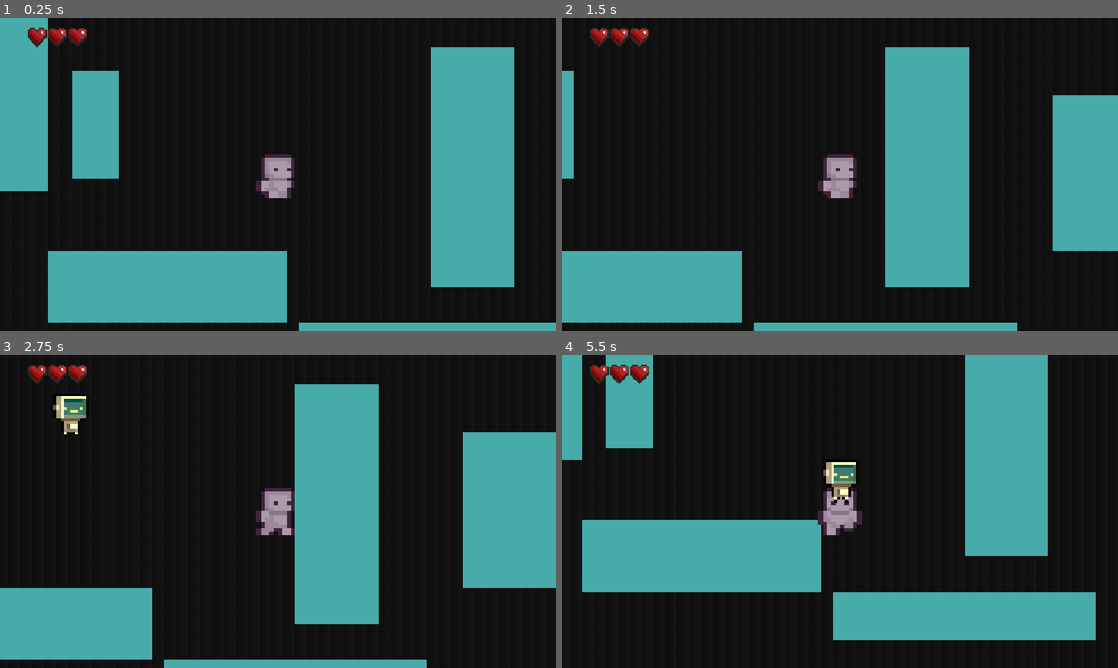
Above: before the commit, frames 1-4 (two rows, left to right).
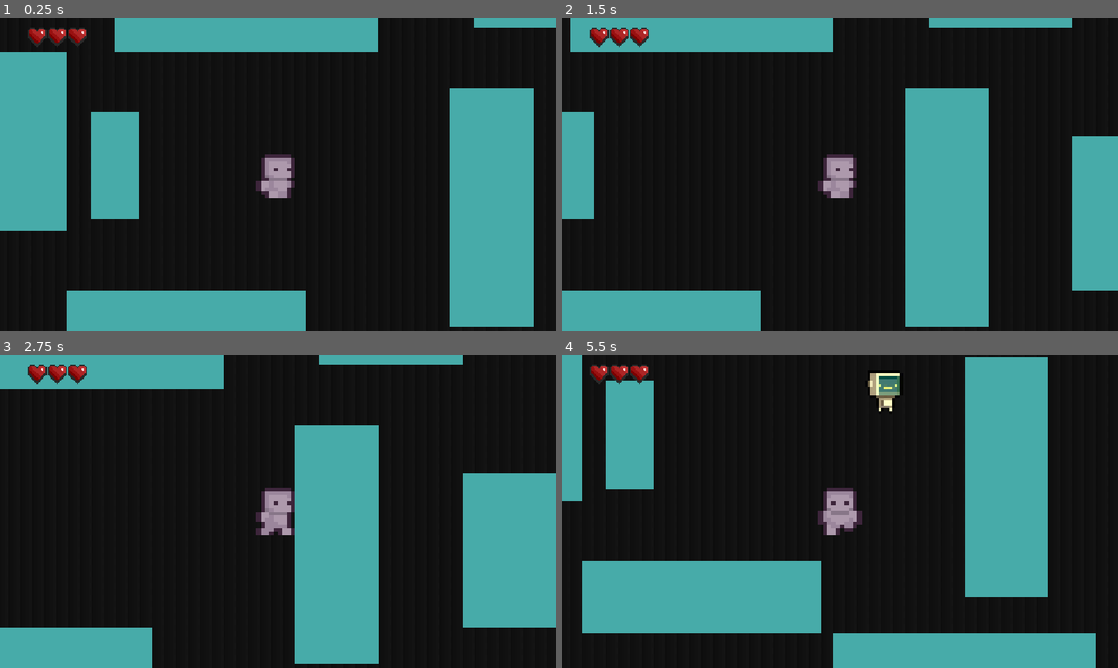
Above: after the commit, the same moments.

Repository: TheOllieMan/OCM-Shellhacks
Game: Godot game, scene res://Scenes/Testttt.tscn
Two runs of this game, one before a commit and one after it. Both use one fixed random seed, a clock stepped at 60 frames per second and the inputs below. This scene is started directly instead of the project's main scene.
Inputs (mouse positions are in pixels of both pictures, inside the frame that each line leads up to):
- Up to frame 1 (0.25 s): no input
- Up to frame 2 (1.5 s): tap Enter at 0.5 s; move the mouse to (962, 158) at 0.52 s; hold D (Right) 0.53-1.25 s; tap E (interact) at 0.6 s; click (962, 158) at 0.67 s; drag from (728, 190) to (812, 237) at 1.27 s
- Up to frame 3 (2.75 s): move the mouse to (333, 442) at 2.02 s; hold D (Right) from 2.03 s (still down); tap E (interact) at 2.1 s
- Up to frame 4 (5.5 s): release D (Right) at 2.75 s; drag from (812, 574) to (673, 464) at 2.77 s; move the mouse to (1006, 558) at 3.52 s; hold A (Left) 3.53-4.25 s; tap E (interact) at 3.6, 5.1 s; drag from (673, 464) to (840, 514) at 4.27 s; move the mouse to (867, 511) at 5.02 s; hold S (Down) from 5.03 s (still down); click (867, 511) at 5.17 s

The runs differ from the first frame. In frame 1, 29% of the frame differs, in the area x 0-100%, y 0-100%; in frame 2, 26%; in frame 3, 19%; in frame 4, 26%.

Commit message:
Basic Combat

Diff:
--- a/ocshm/Scenes/AIScene.tscn
+++ b/ocshm/Scenes/AIScene.tscn
@@ -3,8 +3,7 @@
 [ext_resource type="PackedScene" uid="uid://c16hp6g0kycie" path="res://Scenes/cal.tscn" id="1_t1d7a"]
 [ext_resource type="Texture2D" uid="uid://ca6rer5ta13ug" path="res://Assets/Other/Water Background color-export.png" id="2_i2m38"]
 [ext_resource type="Texture2D" uid="uid://c5b3e8ya7py5v" path="res://Assets/Menus/a-black-background-with-smoke-coming-out-of-it-free-photo.webp" id="3_6rndf"]
-[ext_resource type="Texture2D" uid="uid://btg41xbhvqbq8" path="res://Assets/Characters/Sprite-0001.png" id="4_uy427"]
-[ext_resource type="Script" uid="uid://l457r142po8o" path="res://Scripts/Characters/CharacterScript.gd" id="4_wlos1"]
+[ext_resource type="PackedScene" uid="uid://b456aj7y3a45g" path="res://Scenes/enemy.tscn" id="4_5nabn"]
 
 [sub_resource type="TileSetAtlasSource" id="TileSetAtlasSource_uy427"]
 texture = ExtResource("2_i2m38")
@@ -861,33 +860,12 @@
 [sub_resource type="RectangleShape2D" id="RectangleShape2D_5nabn"]
 size = Vector2(295.7039, 91)
 
-[sub_resource type="CircleShape2D" id="CircleShape2D_hpaef"]
-radius = 3.3103447
-
-[sub_resource type="AtlasTexture" id="AtlasTexture_5nabn"]
-atlas = ExtResource("4_uy427")
-region = Rect2(0, 0, 16, 16)
-
-[sub_resource type="SpriteFrames" id="SpriteFrames_uuc0u"]
-animations = [{
-"frames": [{
-"duration": 1.0,
-"texture": SubResource("AtlasTexture_5nabn")
-}],
-"loop": 1,
-"name": &"default",
-"speed": 5.0
-}]
-
 [node name="World" type="Node2D" unique_id=1275164589]
 
 [node name="TileMap" type="TileMap" parent="." unique_id=152116914]
 tile_set = SubResource("TileSet_8i30l")
 format = 2
 layer_0/tile_data = PackedInt32Array(-458752, 1048578, 536870916, -393216, 1048578, 536870916, -327680, 1048578, 536870 …(216878 unchanged characters)…
-
-[node name="Cal2" parent="." unique_id=1774389727 instance=ExtResource("1_t1d7a")]
-position = Vector2(419.99997, -197.99998)
 
 [node name="NavigationRegion2D" type="NavigationRegion2D" parent="." unique_id=1375899484]
 visible = false
@@ -916,21 +894,9 @@
 scale = Vector2(1.0217999, 1.185)
 shape = SubResource("RectangleShape2D_5nabn")
 
-[node name="Enemy" type="CharacterBody2D" parent="." unique_id=639355969 node_paths=PackedStringArray("player")]
-position = Vector2(-9, -595)
-scale = Vector2(3.625, 3.625)
-script = ExtResource("4_wlos1")
-player = NodePath("../Cal2")
-
-[node name="CollisionShape2D" type="CollisionShape2D" parent="Enemy" unique_id=2036141862]
-visible = false
-shape = SubResource("CircleShape2D_hpaef")
-
-[node name="AnimatedSprite2D" type="AnimatedSprite2D" parent="Enemy" unique_id=1990343337]
-sprite_frames = SubResource("SpriteFrames_uuc0u")
-
-[node name="NavigationAgent2D" type="NavigationAgent2D" parent="Enemy" unique_id=1285148274]
-target_desired_distance = 20.0
-
-[node name="Timer" type="Timer" parent="Enemy" unique_id=2040647193]
-autostart = true
+[node name="Enemy" parent="." unique_id=652224671 node_paths=PackedStringArray("player") instance=ExtResource("4_5nabn")]
+position = Vector2(221, -925)
+player = NodePath("../Cal")
+
+[node name="Cal" parent="." unique_id=1774389727 instance=ExtResource("1_t1d7a")]
+position = Vector2(394, -252)
--- a/ocshm/Scenes/cal.tscn
+++ b/ocshm/Scenes/cal.tscn
@@ -171,8 +171,10 @@
 max_health = 6
 
 [node name="HurtboxComponent" type="Area2D" parent="." unique_id=224328948 node_paths=PackedStringArray("health_component")]
+collision_layer = 2
 script = ExtResource("3_1usvj")
 health_component = NodePath("../HealthComponent")
+use_invulnerability = true
 
 [node name="CollisionShape2D" type="CollisionShape2D" parent="HurtboxComponent" unique_id=1473399492]
 position = Vector2(-0.03972948, 0.4370282)
--- /dev/null
+++ b/ocshm/Scenes/enemy.tscn
@@ -0,0 +1,50 @@
+[gd_scene format=3 uid="uid://b456aj7y3a45g"]
+
+[ext_resource type="Script" uid="uid://l457r142po8o" path="res://Scripts/Characters/CharacterScript.gd" id="1_1f0kj"]
+[ext_resource type="Texture2D" uid="uid://btg41xbhvqbq8" path="res://Assets/Characters/Sprite-0001.png" id="2_afpow"]
+[ext_resource type="Script" uid="uid://b4xmnwbqxa7xf" path="res://Scripts/Characters/Contact_Damage.gd" id="3_afpow"]
+
+[sub_resource type="AtlasTexture" id="AtlasTexture_5nabn"]
+atlas = ExtResource("2_afpow")
+region = Rect2(0, 0, 16, 16)
+
+[sub_resource type="SpriteFrames" id="SpriteFrames_uuc0u"]
+animations = [{
+"frames": [{
+"duration": 1.0,
+"texture": SubResource("AtlasTexture_5nabn")
+}],
+"loop": 1,
+"name": &"default",
+"speed": 5.0
+}]
+
+[sub_resource type="CircleShape2D" id="CircleShape2D_hpaef"]
+radius = 10.240392
+
+[sub_resource type="CircleShape2D" id="CircleShape2D_yh4yq"]
+
+[node name="Enemy" type="CharacterBody2D" unique_id=652224671]
+position = Vector2(-9, -595)
+scale = Vector2(3.625, 3.625)
+script = ExtResource("1_1f0kj")
+
+[node name="AnimatedSprite2D" type="AnimatedSprite2D" parent="." unique_id=641768162]
+sprite_frames = SubResource("SpriteFrames_uuc0u")
+
+[node name="CollisionShape2D" type="CollisionShape2D" parent="." unique_id=487468496]
+shape = SubResource("CircleShape2D_hpaef")
+
+[node name="NavigationAgent2D" type="NavigationAgent2D" parent="." unique_id=2061968889]
+target_desired_distance = 20.0
+
+[node name="Timer" type="Timer" parent="." unique_id=1800574469]
+autostart = true
+
+[node name="ContactDamage" type="Area2D" parent="." unique_id=571173900]
+collision_mask = 2
+script = ExtResource("3_afpow")
+
+[node name="CollisionShape2D" type="CollisionShape2D" parent="ContactDamage" unique_id=702433292]
+shape = SubResource("CircleShape2D_yh4yq")
+debug_color = Color(0.9022394, 0.26069057, 0.43458456, 0.41960785)
--- /dev/null
+++ b/ocshm/Scenes/fight_test.tscn
@@ -0,0 +1,12 @@
+[gd_scene format=3 uid="uid://d0xfeesu5avl"]
+
+[ext_resource type="PackedScene" uid="uid://c16hp6g0kycie" path="res://Scenes/cal.tscn" id="1_05nrr"]
+[ext_resource type="PackedScene" uid="uid://3vwog81nrruh" path="res://Scenes/AIScene.tscn" id="2_05nrr"]
+
+[node name="FightTest" type="Node2D" unique_id=1091312083]
+
+[node name="Cal" parent="." unique_id=1774389727 instance=ExtResource("1_05nrr")]
+position = Vector2(703, 245)
+
+[node name="World" parent="." unique_id=1275164589 instance=ExtResource("2_05nrr")]
+position = Vector2(206, 542)
--- /dev/null
+++ b/ocshm/Scripts/Characters/Contact_Damage.gd
@@ -0,0 +1,35 @@
+class_name ContactDamageComponent
+extends Area2D
+
+
+@export var damage: int = 1
+
+var already_hit: Array[HurtboxComponent] = []
+
+
+func _ready() -> void:
+	area_entered.connect(_on_area_entered)
+	area_exited.connect(_on_area_exited)
+
+
+func _on_area_entered(area: Area2D) -> void:
+	var hurtbox := area as HurtboxComponent
+
+	if hurtbox == null:
+		return
+
+	if hurtbox in already_hit:
+		return
+
+	already_hit.append(hurtbox)
+
+	hurtbox.take_hit(damage)
+
+
+func _on_area_exited(area: Area2D) -> void:
+	var hurtbox := area as HurtboxComponent
+
+	if hurtbox == null:
+		return
+
+	already_hit.erase(hurtbox)
--- a/ocshm/Scripts/Characters/character_body_2d.gd
+++ b/ocshm/Scripts/Characters/character_body_2d.gd
@@ -9,6 +9,8 @@
 @export_file("*.tscn")
 var main_menu_scene: String
 
+@onready var camera: Camera2D = $Camera2D
+
 #var has_key := false:
 	#set(value):
 		#has_key = value
@@ -16,7 +18,9 @@
 			#key_icon.visible = value
 
 func _ready() -> void:
-		health_component.died.connect(_on_died)
+	camera.enabled = true
+	camera.make_current()
+	health_component.died.connect(_on_died)
 	#key_icon.visible = false
 
 func _physics_process(delta):
Not shown, added: ocshm/Scripts/Characters/Contact_Damage.gd.uid
